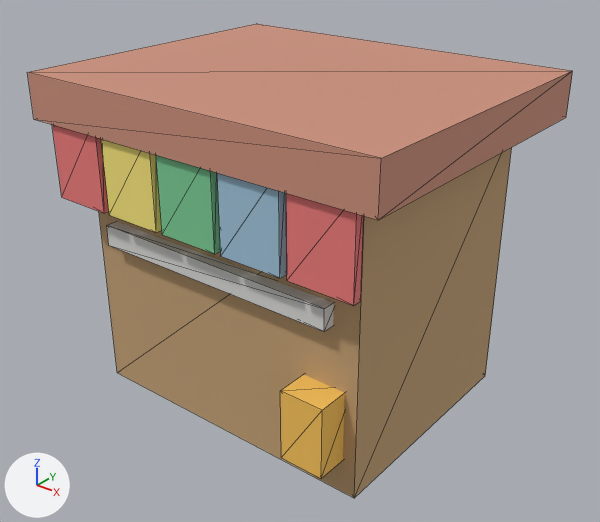
One commit to the glTF model assets/models/env/kiosk.glb: the scene before it, then after it.
Both versions are drawn from a 50 mm lens placed at (2.71, -3.39, 2.98), pointed at (0.04, -0.05, 0.91). The axes (+X, +Y, +Z) are drawn at lower left. The lights are the same throughout. The older version comes first. Mesh edges are drawn as thin lines. Vertices at exactly the same position are counted once.

In view in the first picture: 'kiosk'.
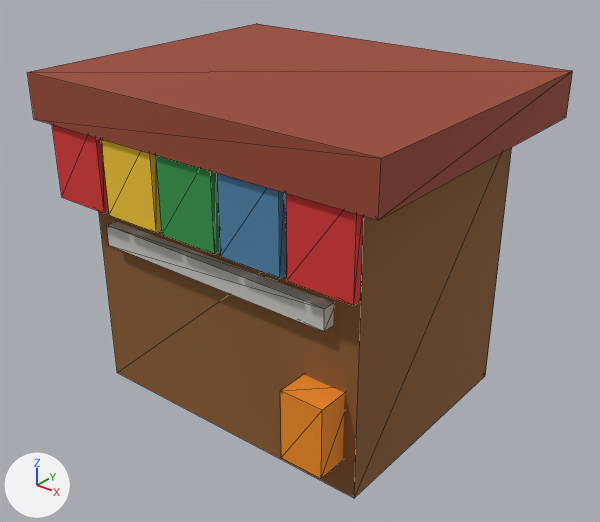
The change, as a list of edits to the scene's bpy script:
```text
Change mat_material_0:
    where n0 = _N.new('ShaderNodeBsdfPrincipled'); n0.name = 'Principled BSDF'
    remove n0.inputs[0].default_value = (0.55, 0.36, 0.18, 1.0)  # 'Base Color', brown #c4a276
    add n2 = _N.new('ShaderNodeVertexColor'); n2.name = 'Color Attribute'
    add _L.new(n2.outputs[0], n0.inputs[0])  # 'Color' to 'Base Color'
Change me_kiosk:
    where me_kiosk.from_pydata(...)  # 72 vertices, 108 faces; spans x -1.1..1.1, y -0.9..0.9, z 0.1..1.98
    used by ob_kiosk; location = (0.0, 0.0, 0.0)
    me_kiosk part 1: the loose piece of 8 vertices spanning x 0.62..0.98, y -0.88..-0.82, z 1.3..1.8 is moved by (-1.2, 0.0, 0.0)
    me_kiosk part 2: the loose piece of 8 vertices spanning x -0.58..-0.22, y -0.88..-0.82, z 1.3..1.8 is moved by (0.4, 0.0, 0.0)
    me_kiosk part 3: the loose piece of 8 vertices spanning x -0.18..0.18, y -0.88..-0.82, z 1.3..1.8 is moved by (0.4, 0.0, 0.0)
    me_kiosk part 4: the loose piece of 8 vertices spanning x 0.22..0.58, y -0.88..-0.82, z 1.3..1.8 is moved by (0.4, 0.0, 0.0)
    me_kiosk part 5: all 12 faces that had it switch from mat_material_1 (brown #cb907c) to mat_material_0
    me_kiosk part 6: all 24 faces that had it switch from mat_material_2 (pink #ed7c7c) to mat_material_0
    me_kiosk part 7: all 12 faces that had it switch from mat_material_3 (yellow #f9e77c) to mat_material_0
    me_kiosk part 8: all 12 faces that had it switch from mat_material_4 (green #7ccb95) to mat_material_0
    me_kiosk part 9: all 12 faces that had it switch from mat_material_5 (blue #a0c4da) to mat_material_0
    me_kiosk part 10: all 12 faces that had it switch from mat_material_6 (light grey #ddddda) to mat_material_0
    me_kiosk part 11: all 12 faces that had it switch from mat_material_7 (orange #f9c459) to mat_material_0
    me_kiosk part 12: vertex colours changed
```

Boxes [x1, y1, x2, y2] around the edits, measured in the pictures (600 x 522 px; the box of a moved part takes in the faces that stretch with it):
'kiosk', recoloured, reshaped (darker)
    both: [27, 24, 573, 498]
part 1 of me_kiosk, moved or reshaped
    before: [286, 193, 364, 305]
    after: [101, 139, 162, 233]
part 2 of me_kiosk, moved or reshaped
    before: [101, 139, 162, 233]
    after: [156, 155, 221, 254]
part 3 of me_kiosk, moved or reshaped
    before: [156, 155, 221, 254]
    after: [217, 173, 287, 278]
part 4 of me_kiosk, moved or reshaped
    before: [217, 173, 287, 278]
    after: [286, 193, 364, 305]
part 5 of me_kiosk, recoloured (darker)
    both: [27, 24, 573, 220]
part 6 of me_kiosk, recoloured (darker)
    before: [52, 125, 364, 305]
    after: [52, 125, 162, 233]
part 7 of me_kiosk, recoloured
    before: [101, 139, 162, 233]
    after: [156, 155, 221, 254]
part 8 of me_kiosk, recoloured
    before: [156, 155, 221, 254]
    after: [217, 173, 287, 278]
part 9 of me_kiosk, recoloured
    before: [217, 173, 287, 278]
    after: [286, 193, 364, 305]
part 10 of me_kiosk, recoloured
    both: [107, 222, 334, 331]
part 11 of me_kiosk, recoloured (darker)
    both: [280, 375, 345, 479]
